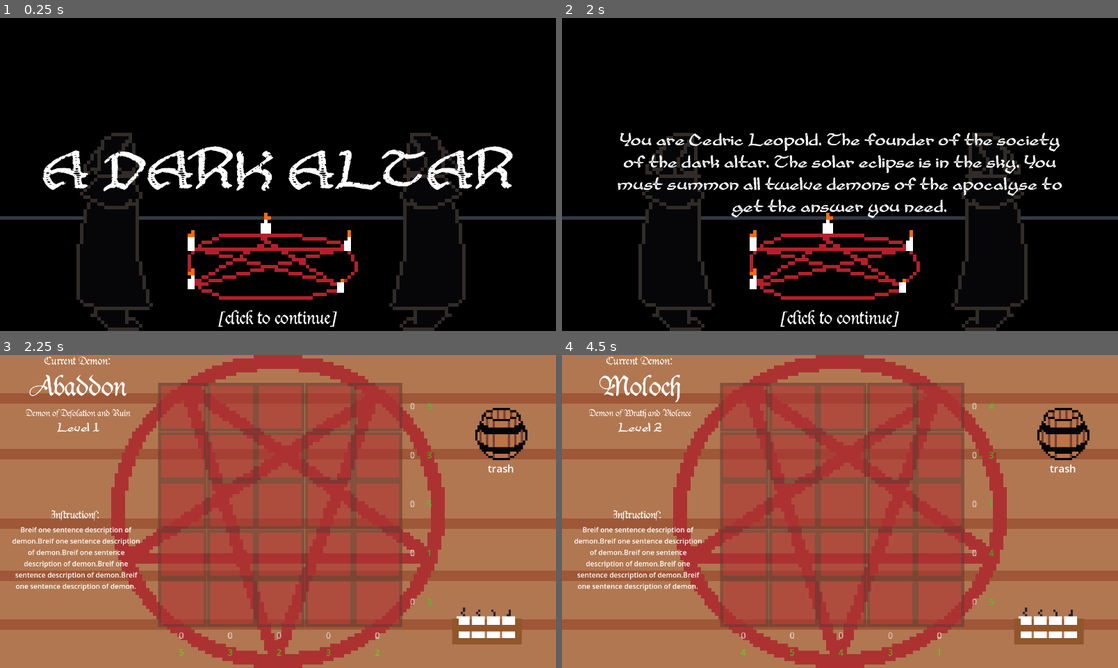
Above: before the commit, frames 1-4 (two rows, left to right).
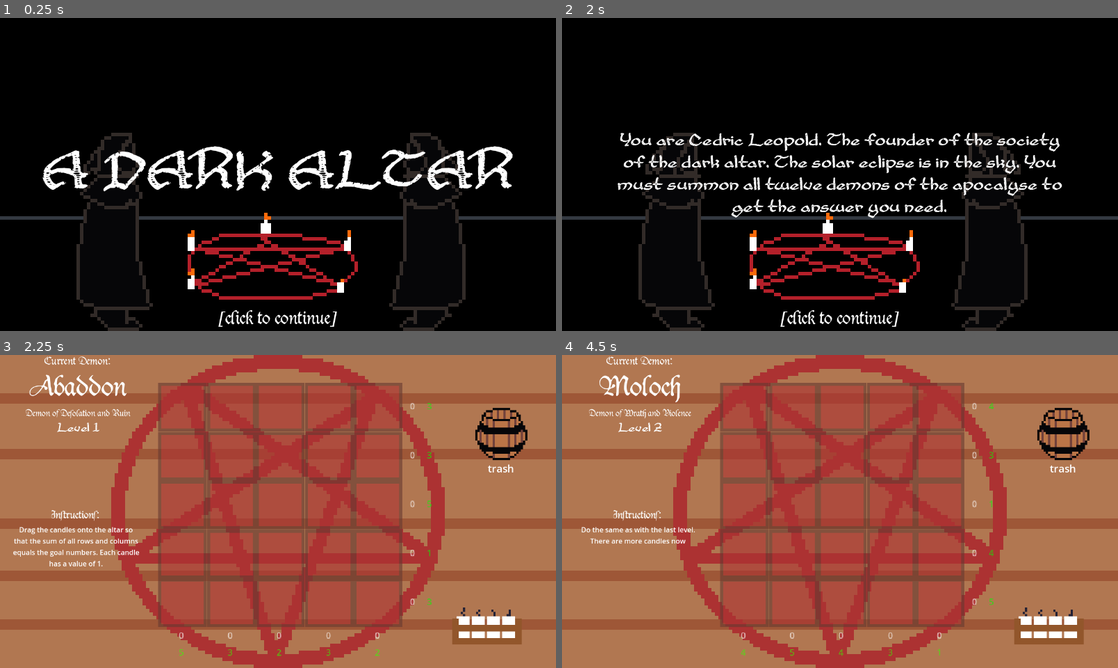
Above: after the commit, the same moments.

Repository: adrientremblay/ld55
Game: Godot game, scene res://scenes/title_screen.tscn
Same seed, same stepped clock (60 frames per second), same inputs: the game is played once before the commit and once after it.
Inputs (mouse positions are in pixels of both pictures, inside the frame that each line leads up to):
- Up to frame 1 (0.25 s): no input
- Up to frame 2 (2 s): tap Enter at 0.5, 1.25 s; move the mouse to (962, 158) at 0.52 s; press the mouse at (962, 158) at 0.53 s; move the mouse to (728, 190) at 1.27 s; release the mouse at (728, 190) at 1.28 s; click (728, 190) at 1.35 s
- Up to frame 3 (2.25 s): tap Enter at 2 s; move the mouse to (333, 442) at 2.02 s; press the mouse at (333, 442) at 2.03 s
- Up to frame 4 (4.5 s): tap Space (skip_level) at 2.75 s; move the mouse to (1051, 627) at 2.77 s; release the mouse at (1051, 627) at 2.78 s; click (1051, 627) at 2.85 s; tap Enter at 3.5, 4.25 s; move the mouse to (1006, 558) at 3.52 s; press the mouse at (1006, 558) at 3.53 s; move the mouse to (673, 464) at 4.27 s; release the mouse at (673, 464) at 4.28 s; click (673, 464) at 4.35 s

Frames 1-2 are identical in both runs. In frame 3, 1.2% of the frame differs, in the area x 2-26%, y 54-76%; in frame 4, 1.1%.

Commit message:
Display instructions

Diff:
--- a/scenes/grimoire.tscn
+++ b/scenes/grimoire.tscn
@@ -59,20 +59,20 @@
 label_settings = SubResource("LabelSettings_2i87p")
 horizontal_alignment = 1
 
-[node name="VBoxContainer" type="VBoxContainer" parent="."]
+[node name="InstructionsContainer" type="VBoxContainer" parent="."]
 layout_mode = 0
 offset_left = 26.0
 offset_top = 162.0
 offset_right = 325.0
 offset_bottom = 529.0
 
-[node name="Instructions" type="Label" parent="VBoxContainer"]
+[node name="Instructions" type="Label" parent="InstructionsContainer"]
 layout_mode = 2
 text = "Instructions:"
 label_settings = SubResource("LabelSettings_4aep2")
 horizontal_alignment = 1
 
-[node name="InstructionsDescription" type="Label" parent="VBoxContainer"]
+[node name="InstructionsDescription" type="Label" parent="InstructionsContainer"]
 layout_mode = 2
 size_flags_vertical = 0
 text = "Breif one sentence description of demon.Breif one sentence description of demon.Breif one sentence description of demon.Breif one sentence description of demon.Breif one sentence description of demon."
--- a/scripts/demon.gd
+++ b/scripts/demon.gd
@@ -13,6 +13,8 @@
 func _init(level, name, description, cols, rows, lines, instructions):
 	self.name = name
 	self.description = description
+	self.level = level
+	self.instructions = instructions
 
 	if cols != null and rows != null:
 		self.cols = cols
--- a/scripts/main.gd
+++ b/scripts/main.gd
@@ -37,6 +37,7 @@
 	levelLabel.text = "Level " + str(level_number)
 
 	$Altar.set_answers(demon.rows, demon.cols)
+	$Grimoire/InstructionsContainer/InstructionsDescription.text = demon.instructions
 
 func _on_object_spawner_altar_check() -> void:
 	if $Altar.check_puzzle_completion():
